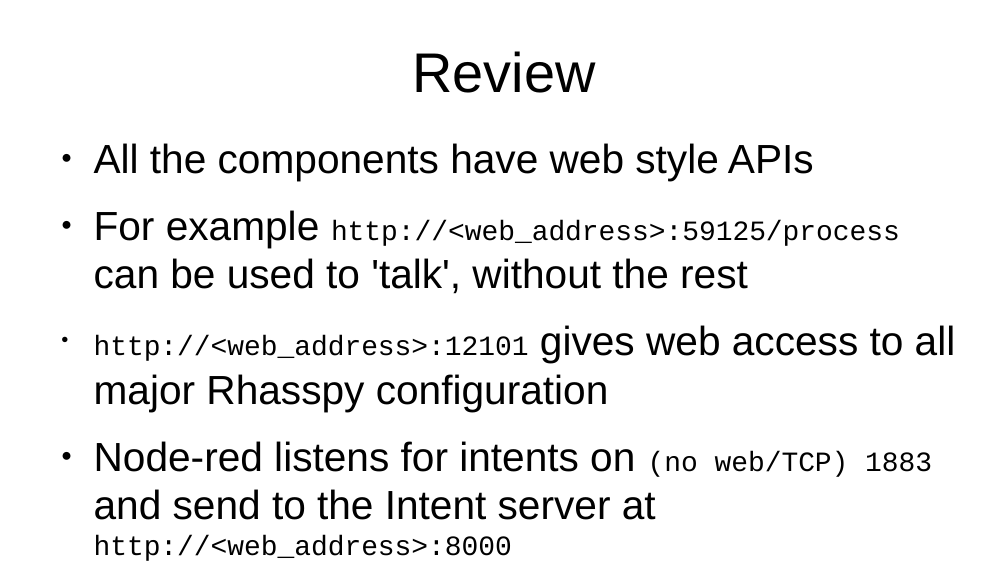
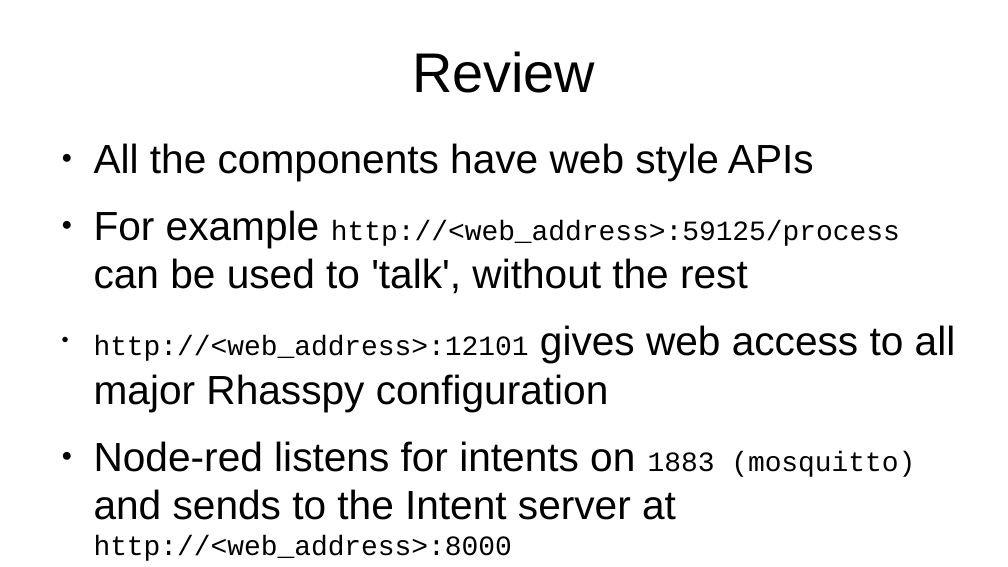
Before and after one commit to hbarnard/mema, a slide deck: slide 18 of bits-and-pieces/presentation..pptx (slide 12 before the commit). Drawn at 1008x567 pixels with LibreOffice and Linux fonts; fonts in the diff are those of the drawing. Boxes give left, top, right and bottom in pixels: in the first picture for what was removed or moved away, otherwise in the second. Text is boxed around its words. In the diff, an @@ line names an element or a change of style, - is before the commit and + after.

```diff
--- a/bits-and-pieces/presentation..pptx
+++ b/bits-and-pieces/presentation..pptx
@@ text at bbox=[94, 441, 915, 561]: text changed @@
-● Node-red listens for intents on (no web/TCP) 1883 and send to the Intent server at http://<web_address>:8000
+● Node-red listens for intents on 1883 (mosquitto) and sends to the Intent server at http://<web_address>:8000
```
Also in this commit, not shown: 6 other slides changed, 7 slides added, 7 other files.
